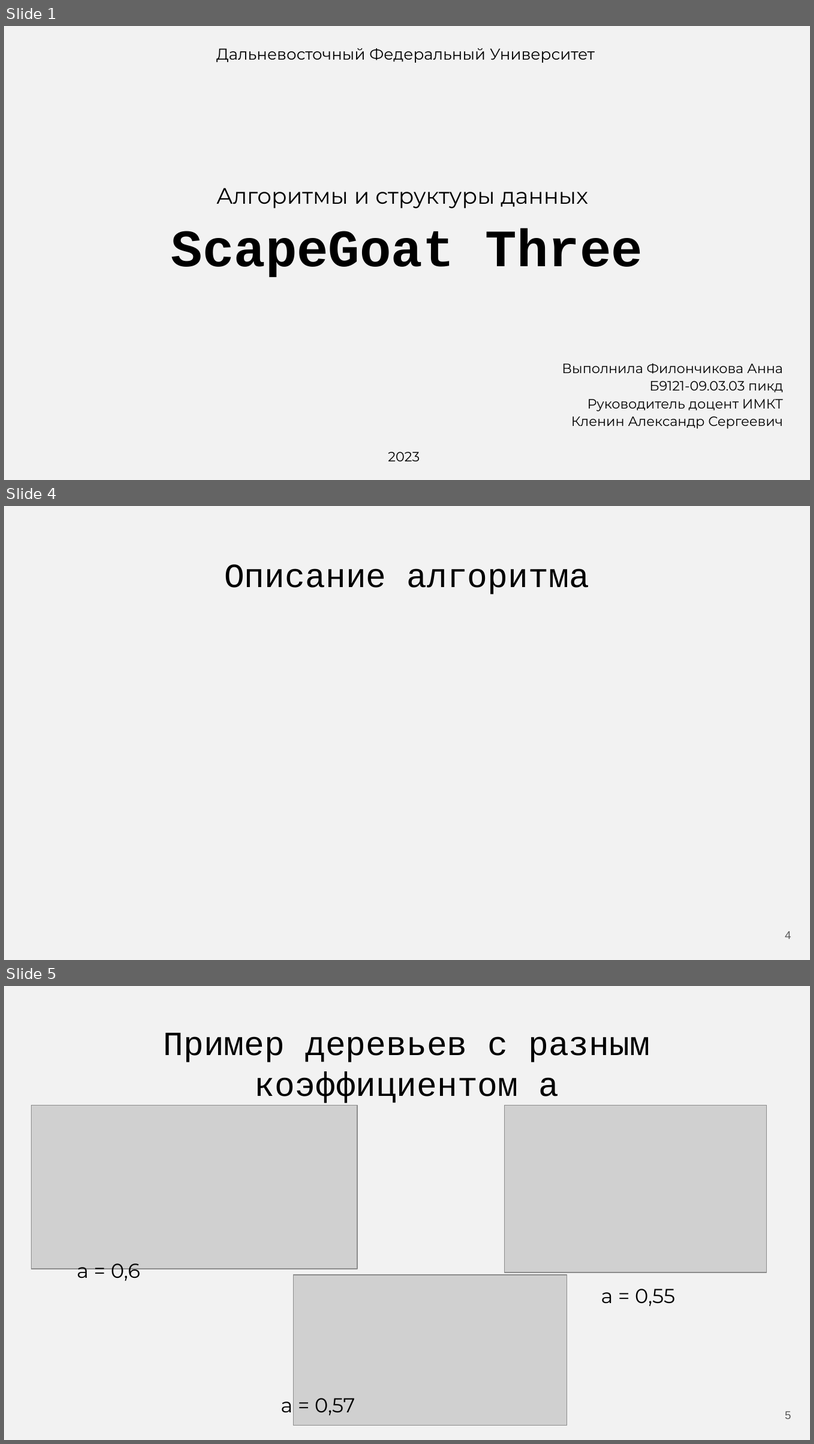
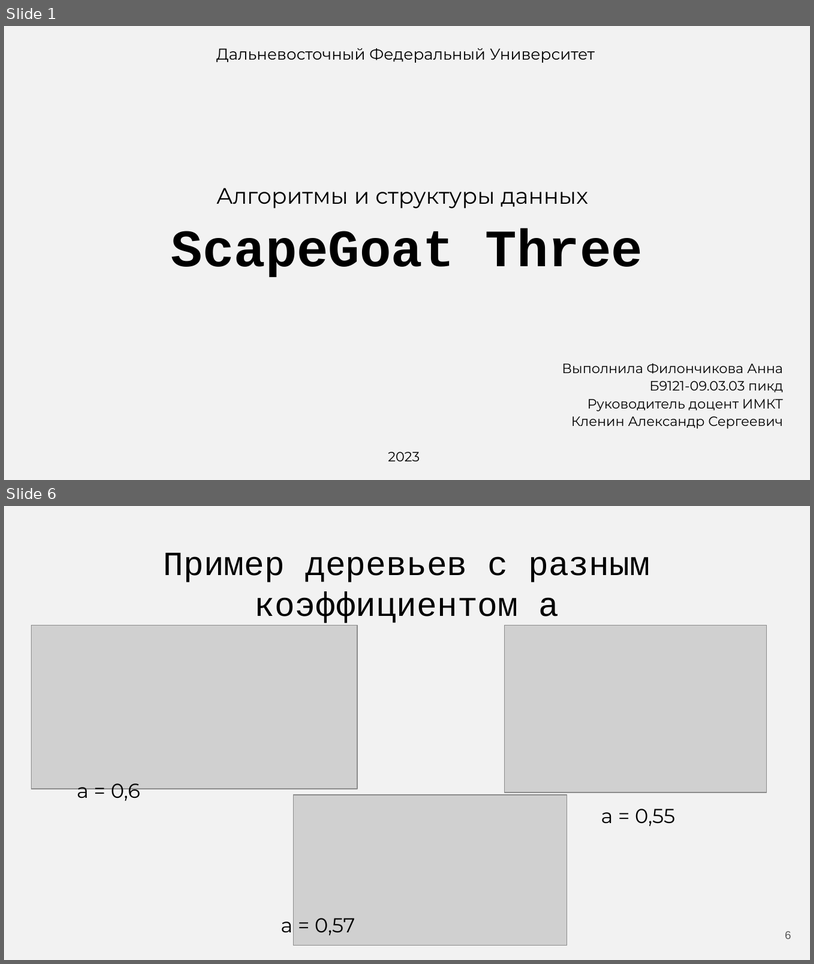
Before and after one commit to Flnchkv/ScapeGoat_Three, a slide deck: ScapeGoat Three.pptx. Shown one above the other, each under a label of ours: slides 1, 4 and 5 before the commit, slides 1 and 6 after it; the slides between them are not shown. The pictures are 814x1444 and 814x964 pixels, drawn with LibreOffice and Linux fonts; fonts in the diff are those of the drawing; grey boxes stand for pictures. Boxes give left, top, right and bottom in pixels: in the first picture for what was removed or moved away, otherwise in the second. Text is boxed around its words. In the diff, an @@ line names an element or a change of style, - is before the commit and + after.

```diff
--- a/ScapeGoat Three.pptx
+++ b/ScapeGoat Three.pptx
@@ slide 4 removed at (4, 506, 810, 960), background #F2F2F2 @@
@@ title removed at (224, 564, 589, 594) @@
-Описание алгоритма
@@ page number removed at (785, 931, 791, 939) @@
-4
@@ what was slide 5 is now slide 6 @@
@@ page number at (785, 931, 791, 939): text changed @@
-5
+6
```
Also in this commit, not shown: 3 slides changed, 2 slides added, 1 other slide removed, 1 other file.
